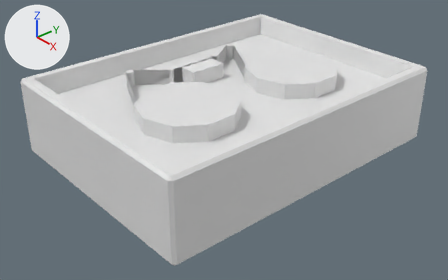
A saved change to the Blender file Blender/RecoveryGuidanceUnit.blend.
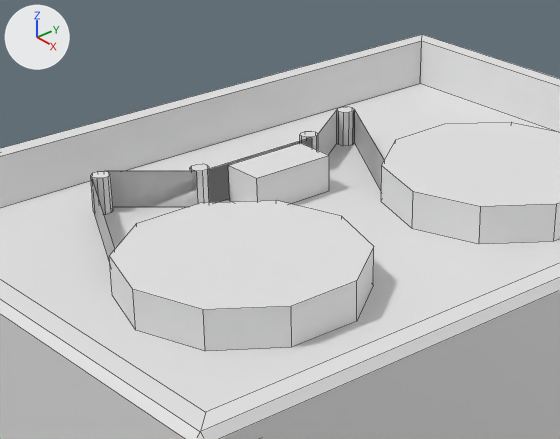
There are two pictures of each version: one whole from a 50 mm camera at (1.054, -0.931, 0.672) aimed at (0.02, -0.032, -0.067), one close up on the part from 20% to 71% of the width and 0% to 64% of the height. The lights are fixed; the arrows at upper left show +X, +Y and +Z. The close-ups show mesh edges as thin lines.

The first close-up shows 'octo'.
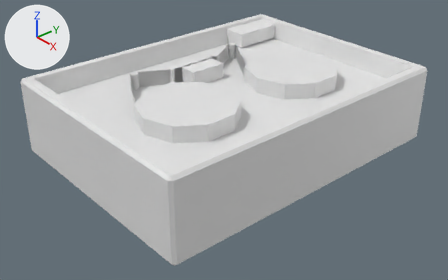
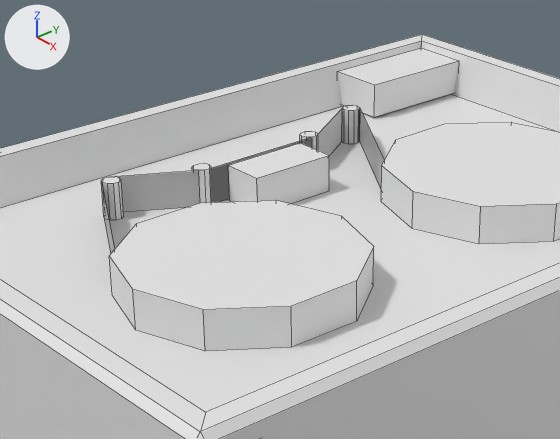
Commit message: Symmetric machinery. Added control panel stub.

Edits to the bpy script that builds the scene:
```text
Change me_octo:
    used by ob_octo; parent = ob_probecoreocto; location = (0.0, 0.0, 0.0); rotation_euler = (1.571, 0.0, -1.571), in degrees (90, 0, -90)
    remove me_octo.from_pydata(...)  # 187 vertices, 116 faces; spans x -0.4..0.4, y -0.1..0.1, z -0.3..0.3
    add me_octo.from_pydata(...)  # 208 vertices, 118 faces; spans x -0.4..0.4, y -0.1..0.1, z -0.3..0.3
    me_octo part 1: the loose piece of 20 vertices spanning x -0.287..-0.047, y 0.05..0.089, z -0.167..0.062 is copied, and the copy is scaled about its middle by (0.0833, 1, 0.0833), then moved by (0.239, 0.0, 0.189); it spans x 0.062..0.082, y 0.05..0.089, z 0.127..0.146
    me_octo part 2: the loose piece of 4 vertices spanning x 0.083..0.154, y 0.05..0.089, z 0.13..0.192 is rebuilt with 4 vertices and now spans x 0.08..0.154, y 0.05..0.089, z 0.13..0.173
    me_octo part 3: a new loose piece of 21 vertices spanning x -0.172..-0.152, y 0.05..0.089, z 0.159..0.178, in mat_octo (white #e7e7e7)
    me_octo part 4
    49 vertices are removed from x -0.164..0.17, y 0.05..0.089, z 0.127..0.195
    41 faces are deleted
    6 vertices in x -0.162..-0.146, y 0.05..0.089, z 0.163..0.175 move by (-0.008, 0.0, 0.0)
    6 vertices in x 0.152..0.172, y 0.05..0.089, z 0.186..0.192 move by (0.0, 0.0, -0.019)
    4 vertices in x 0.154..0.17, y 0.05..0.089, z 0.18 move by (0.0, 0.0, -0.007)
    2 vertices move from x 0.072, y 0.05..0.089, z 0.127 to x 0.069, y 0.05..0.089, z 0.127
    18 vertices are added at x -0.372..0.17, y 0.05..0.092, z 0.127..0.272
    11 new vertices lie (0.0, 0.039, 0.0) away from vertices in x -0.154..0.17, y 0.05, z 0.127..0.175
    21 new faces join them
```

Changed parts and their boxes (x1, y1, x2, y2) in the close-ups (560 x 439 px):
part 1 of me_octo, added
    after: (192, 163, 211, 203)
part 2 of me_octo, rebuilt (9% narrower, 16% taller)
    before: (105, 171, 198, 207)
    after: (115, 170, 200, 212)
part 3 of me_octo, added
    after: (342, 105, 360, 144)
part 4 of me_octo, cut back
    before: (91, 107, 384, 310)
    after: (101, 48, 459, 310)
